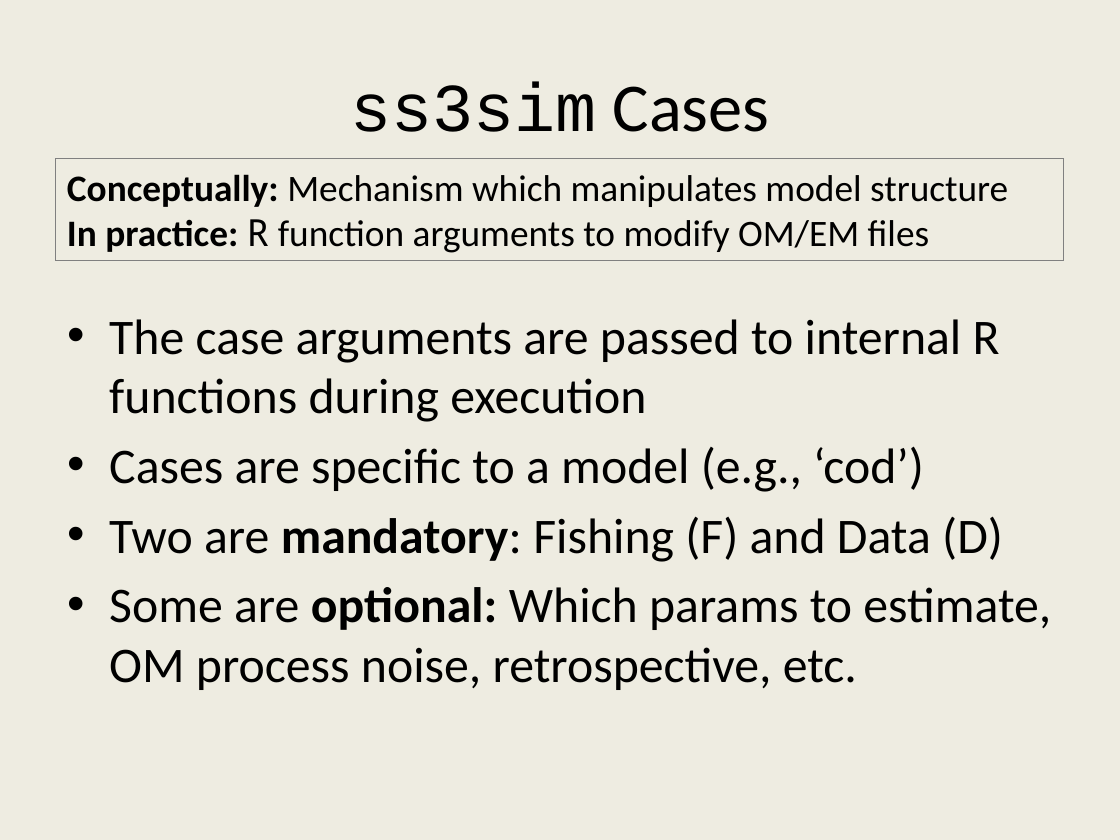
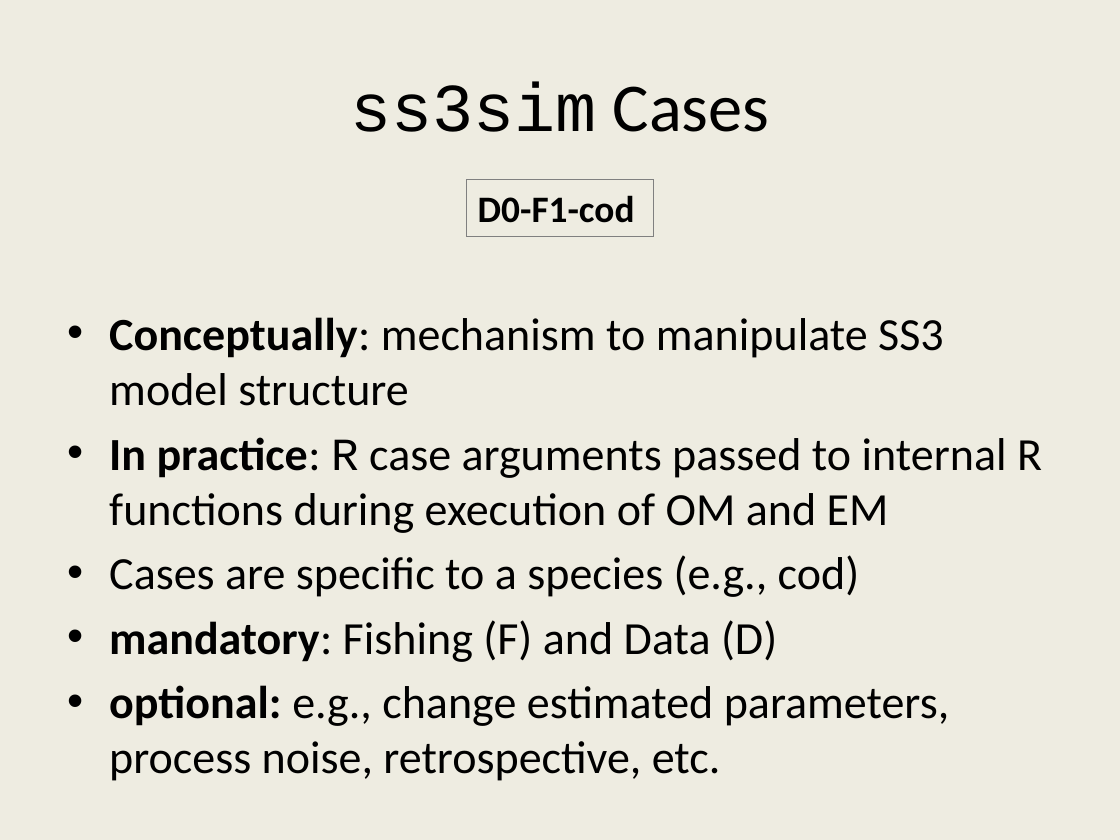
Before and after one commit to ss3sim/workshop, a slide deck: slide 11 of ss3sim_workshop.pptx (slide 7 before the commit). Drawn at 1120x840 pixels with LibreOffice and Linux fonts; fonts in the diff are those of the drawing. Boxes give left, top, right and bottom in pixels: in the first picture for what was removed or moved away, otherwise in the second. Text is boxed around its words. In the diff, an @@ line names an element or a change of style, - is before the commit and + after.

Commit message:
Working on updating the presentation, but not finished

```diff
--- a/ss3sim_workshop.pptx
+++ b/ss3sim_workshop.pptx
@@ rectangle "D0-F1-cod": place and size @@
-rectangle "D0-F1-cod" at [56, 159, 1064, 261]
+rectangle "D0-F1-cod" at [467, 179, 654, 235]
@@ text in rectangle at [478, 195, 635, 223]: text changed; bold on @@
-Conceptually: Mechanism which manipulates model structure
-In practice: R function arguments to modify OM/EM files
+D0-F1-cod
@@ text at [109, 317, 1042, 781]: text changed; size 32 to 29.6 pt @@
-• The case arguments are passed to internal R functions during execution
-  • Cases are specific to a model (e.g., ‘cod’)
-• Two are mandatory: Fishing (F) and Data (D)
-• Some are optional: Which params to estimate, OM process noise, retrospective, etc.
+• Conceptually: mechanism to manipulate SS3 model structure
+• In practice: R case arguments passed to internal R functions during execution of OM and EM
+  • Cases are specific to a species (e.g., cod)
+• mandatory: Fishing (F) and Data (D)
+• optional: e.g., change estimated parameters, process noise, retrospective, etc.
```
Also in this commit, not shown: 13 other slides changed, 5 slides added, 1 slide removed, 4 other files.
